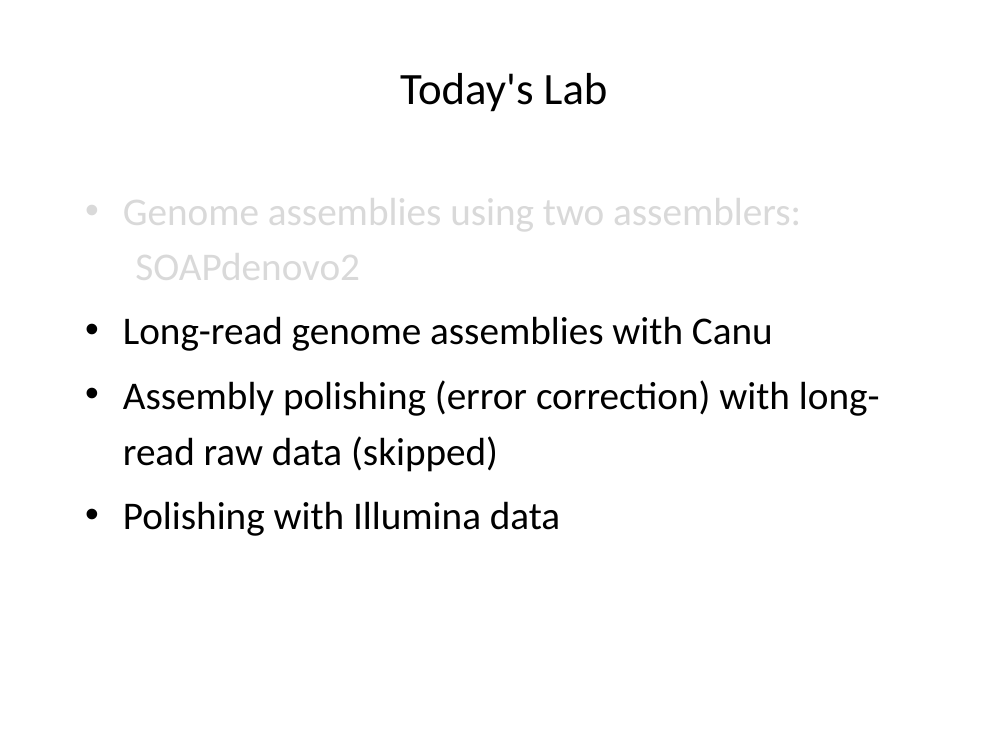
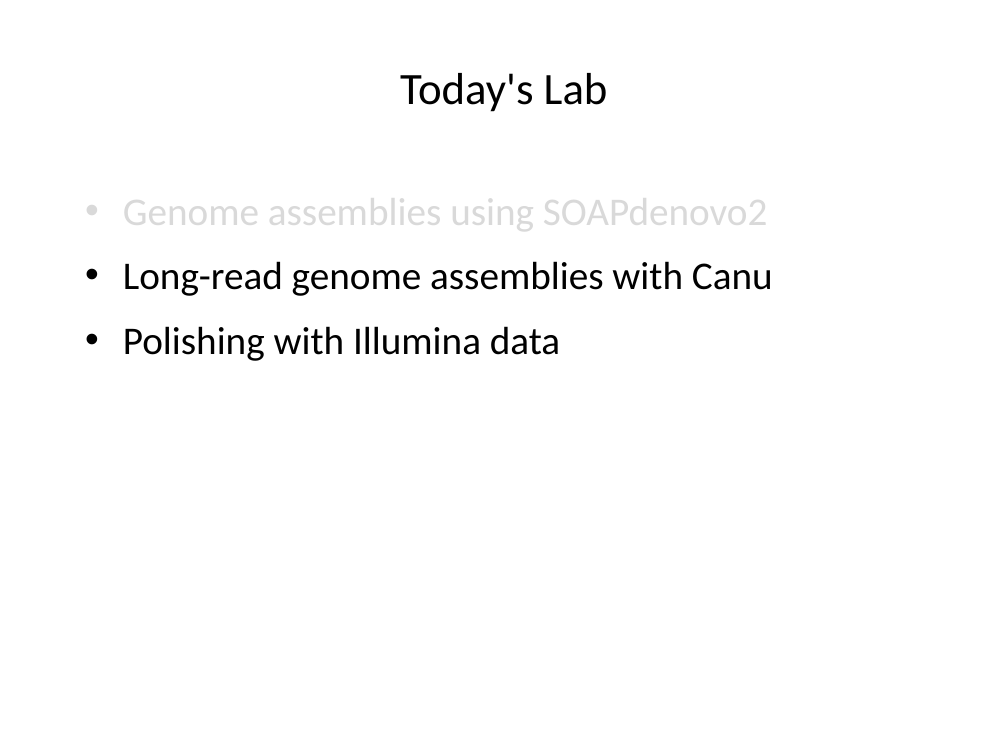
Before and after one commit to liu3zhenlab/teaching, a slide deck: slide 14 of PLPTH813Bioinformatis/2023/labs/lab09_assembly.pptx. Drawn at 1008x756 pixels with LibreOffice and Linux fonts; fonts in the diff are those of the drawing. Boxes give left, top, right and bottom in pixels: in the first picture for what was removed or moved away, otherwise in the second. Text is boxed around its words. In the diff, an @@ line names an element or a change of style, - is before the commit and + after.

```diff
--- a/PLPTH813Bioinformatis/2023/labs/lab09_assembly.pptx
+++ b/PLPTH813Bioinformatis/2023/labs/lab09_assembly.pptx
@@ text at <box>123,188,768,236</box>: text changed @@
-• Genome assemblies using two assemblers:
-SOAPdenovo2
+• Genome assemblies using SOAPdenovo2
@@ text at <box>123,380,880,472</box>: paragraph removed @@
-• Assembly polishing (error correction) with long-read raw data (skipped)
```
Also in this commit, not shown: 4 other slides changed, 2 other files.
